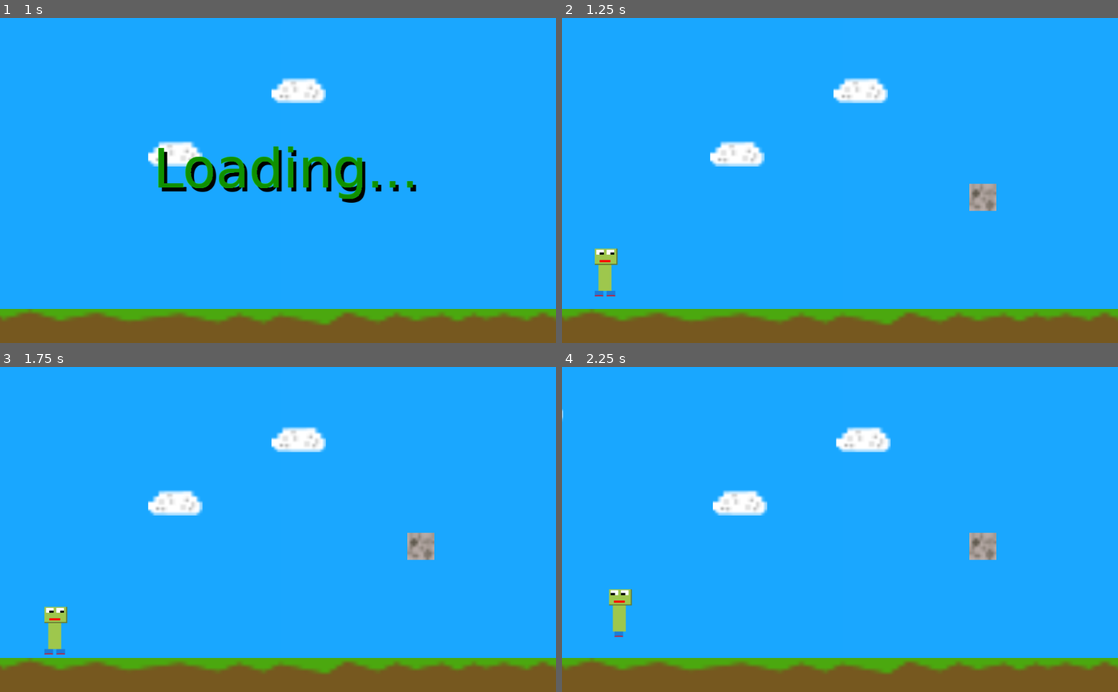
Above: before the commit, frames 1-4 (two rows, left to right).
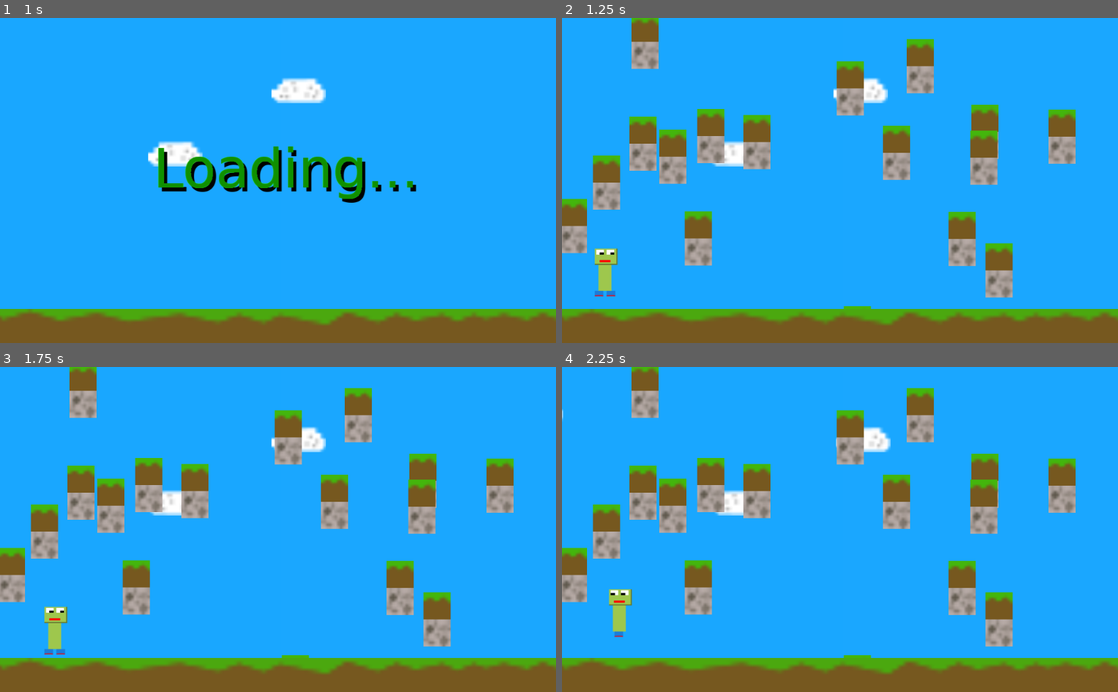
Above: after the commit, the same moments.

Repository: Broken-Lamp-A-Studio/PlatGen
Game: Godot game, scene res://scenes/Menu.tscn
Same seed, same stepped clock (60 frames per second), same inputs: the game is played once before the commit and once after it.
Inputs (mouse positions are in pixels of both pictures, inside the frame that each line leads up to):
- Up to frame 1 (1 s): click (266, 154) at 0.5 s
- Up to frame 2 (1.25 s): no input
- Up to frame 3 (1.75 s): hold D from 1.28 s (still down); tap Space at 1.52 s
- Up to frame 4 (2.25 s): release D at 2.03 s; hold A from 2.03 s (still down)

Frame 1 is identical in both runs. In frame 2, 13% of the frame differs, in the area x 0-93%, y 0-90%; in frame 3, 13%; in frame 4, 13%.

Commit message:
Godot files

Diff:
--- a/scenes/Maploader.tscn
+++ b/scenes/Maploader.tscn
@@ -2,16 +2,10 @@
 
 [ext_resource path="res://textures/mapgen2.png" type="Texture" id=1]
 [ext_resource path="res://textures/mapgen.png" type="Texture" id=2]
-[ext_resource path="res://scripts/Maploader.gd" type="Script" id=3]
+
+[sub_resource type="RectangleShape2D" id=1]
 
 [node name="Maploader" type="Node2D"]
-script = ExtResource( 3 )
-
-[node name="StaticBody2D" type="StaticBody2D" parent="."]
-position = Vector2( -25.21, -25.21 )
-
-[node name="CollisionPolygon2D" type="CollisionPolygon2D" parent="StaticBody2D"]
-polygon = PoolVector2Array( 50.2343, 0.117466, 50.2343, 95.9154, 0.444595, 95.9154, -0.185654, -1.77328 )
 
 [node name="dirt" type="Sprite" parent="."]
 position = Vector2( 0, -0.630249 )
@@ -22,3 +16,13 @@
 position = Vector2( 0, 45.0217 )
 scale = Vector2( 5, 5 )
 texture = ExtResource( 1 )
+
+[node name="ss" type="StaticBody2D" parent="."]
+position = Vector2( -25.21, -25.21 )
+collision_layer = 31775
+collision_mask = 31775
+
+[node name="CollisionShape2D" type="CollisionShape2D" parent="ss"]
+position = Vector2( 25.1704, 46.427 )
+scale = Vector2( 2.5, 5 )
+shape = SubResource( 1 )
--- /dev/null
+++ b/scenes/physics_scenes/physicsdown.tscn
@@ -0,0 +1,12 @@
+[gd_scene load_steps=2 format=2]
+
+[sub_resource type="RectangleShape2D" id=1]
+
+[node name="physicsdown" type="Node2D"]
+
+[node name="StaticBody2D" type="StaticBody2D" parent="."]
+
+[node name="CollisionShape2D" type="CollisionShape2D" parent="StaticBody2D"]
+position = Vector2( 0.73509, 67.6286 )
+scale = Vector2( 2.5, 0.5 )
+shape = SubResource( 1 )
--- /dev/null
+++ b/scenes/physics_scenes/physicsleft.tscn
@@ -0,0 +1,12 @@
+[gd_scene load_steps=2 format=2]
+
+[sub_resource type="RectangleShape2D" id=1]
+
+[node name="physicsleft" type="Node2D"]
+
+[node name="StaticBody2D" type="StaticBody2D" parent="."]
+
+[node name="CollisionShape2D" type="CollisionShape2D" parent="StaticBody2D"]
+position = Vector2( -18.3773, 24.2581 )
+scale = Vector2( 0.5, 5 )
+shape = SubResource( 1 )
--- /dev/null
+++ b/scenes/physics_scenes/physicsright.tscn
@@ -0,0 +1,12 @@
+[gd_scene load_steps=2 format=2]
+
+[sub_resource type="RectangleShape2D" id=1]
+
+[node name="physicsright" type="Node2D"]
+
+[node name="StaticBody2D" type="StaticBody2D" parent="."]
+
+[node name="CollisionShape2D" type="CollisionShape2D" parent="StaticBody2D"]
+position = Vector2( 19.1124, 13.2317 )
+scale = Vector2( 0.5, 5 )
+shape = SubResource( 1 )
--- /dev/null
+++ b/scenes/physics_scenes/physicsup.tscn
@@ -0,0 +1,12 @@
+[gd_scene load_steps=2 format=2]
+
+[sub_resource type="RectangleShape2D" id=1]
+
+[node name="physicsup" type="Node2D"]
+
+[node name="StaticBody2D" type="StaticBody2D" parent="."]
+
+[node name="CollisionShape2D" type="CollisionShape2D" parent="StaticBody2D"]
+position = Vector2( -1.90735e-06, -27.1985 )
+scale = Vector2( 2.5, 0.5 )
+shape = SubResource( 1 )
--- a/scenes/player.tscn
+++ b/scenes/player.tscn
@@ -1,7 +1,10 @@
-[gd_scene load_steps=3 format=2]
+[gd_scene load_steps=4 format=2]
 
 [ext_resource path="res://textures/player/right-1.png" type="Texture" id=1]
 [ext_resource path="res://scripts/player.gd" type="Script" id=2]
+
+[sub_resource type="RectangleShape2D" id=1]
+extents = Vector2( 25, 50 )
 
 [node name="player" type="Node2D"]
 script = ExtResource( 2 )
@@ -9,3 +12,9 @@
 [node name="Sprite" type="Sprite" parent="."]
 position = Vector2( 27.2723, 52.5965 )
 texture = ExtResource( 1 )
+
+[node name="KinematicBody2D" type="KinematicBody2D" parent="."]
+
+[node name="CollisionShape2D" type="CollisionShape2D" parent="KinematicBody2D"]
+position = Vector2( 26.5368, 48.4297 )
+shape = SubResource( 1 )
--- a/scripts/Maploader.gd
+++ /dev/null
@@ -1,17 +0,0 @@
-extends Node2D
-
-var posx = 0
-var posy = 0
-
-func _ready():
-	set_process(true)
-
-
-
-func _process(_delta):
-	get_node("StaticBody2D").position.x = self.posx
-	get_node("dirt").position.x = self.posx
-	get_node("cobble").position.x = self.posx
-	get_node("StaticBody2D").position.y = self.posy
-	get_node("dirt").position.y = self.posy
-	get_node("cobble").position.y = self.posy
--- a/scripts/Menu/Menu.gd
+++ b/scripts/Menu/Menu.gd
@@ -25,6 +25,10 @@
 		get_node("map").generate = true
 		if(OS.get_system_time_msecs() - time > 500):
 			get_node("map").generate = false
+			print(get_node("map").upc)
+			print(get_node("map").downc)
+			print(get_node("map").rightc)
+			print(get_node("map").leftc)
 			get_node("map").set_process(false)
 			get_node("map").visible = true
 			get_node("playerengine").visible = true
--- a/scripts/map.gd
+++ b/scripts/map.gd
@@ -1,5 +1,9 @@
 extends Node2D
 const map2 = preload("res://scenes/Maploader.tscn")
+const pleft = preload("res://scenes/physics_scenes/physicsleft.tscn")
+const pright = preload("res://scenes/physics_scenes/physicsright.tscn")
+const pup = preload("res://scenes/physics_scenes/physicsup.tscn")
+const pdown = preload("res://scenes/physics_scenes/physicsdown.tscn")
 var generate = false
 var clear = false
 var childscount = 0
@@ -10,10 +14,19 @@
 var random = 0
 var childlist = [childlist]
 var childlist2 = [childlist2]
-var childscount2 = "1"
+var childscount2 = "2"
 var random2 = 30
 var random3 = 30
-
+var cc2 = "0"
+var childpath2 = "0"
+var cc3 = "0"
+var shape = RectangleShape2D.new()
+var PlatformSize = 10
+var childn3 = "0"
+var downc = [downc]
+var upc = [upc]
+var rightc = [rightc]
+var leftc = [leftc]
 
 func _ready():
 
@@ -23,16 +36,58 @@
 func _process(_delta):
 
 	if(generate == true and clear == false):
-		childname = childname + childscount2
-		map3.name = childname
+		childname = childname+childscount2
+		childlist = [childlist, childname]
 		print(childname)
-		childlist = [childlist, childname]
-		self.add_child(map3)
+		cc = map2.instance()
+		cc.name = childname
+		self.add_child(cc)
+		get_node(childname).visible = true
 		random2 = rng.randf_range(0, 1000)
-		random3 = rng.randf_range(0, 500)
-		get_node(childname).posx = random2
-		get_node(childname).posy = random3
-		get_node(childname).visible = true
+		random3 = rng.randf_range(0, 1000)
+		childname2 = childname+"/dirt"
+		get_node(childname2).position.x = random2
+		get_node(childname2).position.y = random3
+		childname2 = childname+"/cobble"
+		get_node(childname2).position.x = random2
+		get_node(childname2).position.y = random3+50
+		childname2 = childname+"/ss"
+		get_node(childname2).position.x = random2
+		get_node(childname2).position.y = random3+25
+		cc2 = pleft.instance()
+		childn3 = childname+"left"
+		cc2.name = childn3
+		self.add_child(cc2)
+		childn3 = childname+"left"+"/StaticBody2D"
+		leftc = [leftc, childn3]
+		get_node(childn3).position.x = random2
+		get_node(childn3).position.y = random3
+		cc2 = pright.instance()
+		childn3 = childname+"right"
+		cc2.name = childn3
+		self.add_child(cc2)
+		childn3 = childname+"right"+"/StaticBody2D"
+		rightc = [rightc, childn3]
+		get_node(childn3).position.x = random2
+		get_node(childn3).position.y = random3
+		cc2 = pup.instance()
+		childn3 = childname+"up"
+		cc2.name = childn3
+		self.add_child(cc2)
+		childn3 = childname+"up"+"/StaticBody2D"
+		upc = [upc, childn3]
+		get_node(childn3).position.x = random2
+		get_node(childn3).position.y = random3
+		cc2 = pdown.instance()
+		childn3 = childname+"down"
+		cc2.name = childn3
+		self.add_child(cc2)
+		childn3 = childname+"down"+"/StaticBody2D"
+		downc = [downc, childn3]
+		get_node(childn3).position.x = random2
+		get_node(childn3).position.y = random3
+
+
 
 	if(childscount >= 10):
 		get_node("playerengine").visible = true
@@ -43,3 +98,13 @@
 		random2 = 30
 		random3 = 30
 		pass
+
+func setupfirst():
+	get_node(childname).texture = load("res://textures/mapgen.png")
+	random2 = rng.randf_range(0, 1000)
+	random3 = rng.randf_range(0, 500)
+	get_node(childname).position.x = random2
+	get_node(childname).position.y = random3
+	get_node(childname).scale.x = 5
+	get_node(childname).scale.y = 5
+	get_node(childname).visible = true
